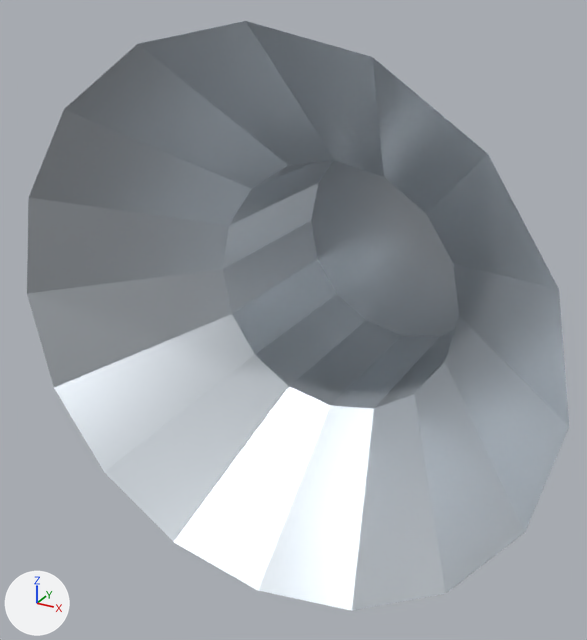
The glTF model public/assets/parts/PART-FLUID-BLOWER-5015-24V/model.gltf, before and after one commit.
The view is the same before and after, from a 50 mm camera at (32.5, -69.6, 29.5) aimed at (-3.7, -3.7, -3.4). Arrows for +X, +Y and +Z are at lower left; the lights stay in place. The picture after the commit comes second.

In view in the first picture: 'PART-FLUID-BLOWER-5015-24V'.
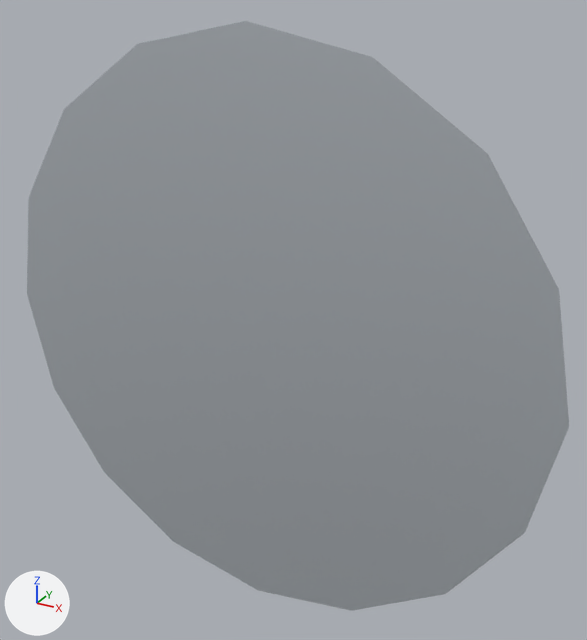
Edits to the scene script, one JSON object a line:
```json
{"block": "me_part_fluid_blower_5015_24v_geometry", "where": "# used by ob_part_fluid_blower_5015_24v; location = (0.0, 0.0, 0.0)"}
{"op": "remove", "block": "me_part_fluid_blower_5015_24v_geometry", "code": "me_part_fluid_blower_5015_24v_geometry.from_pydata(...)  # 49 vertices, 80 faces; spans x -25.8..25.8, y -17.5..17.5, z -25.8..25.8"}
{"op": "add", "block": "me_part_fluid_blower_5015_24v_geometry", "code": "me_part_fluid_blower_5015_24v_geometry.from_pydata(...)  # 50 vertices, 96 faces; spans x -25.8..25.8, y -17.5..17.5, z -25.8..25.8"}
{"block": "me_part_fluid_blower_5015_24v_geometry", "change": "me_part_fluid_blower_5015_24v_geometry part 1"}
{"block": "me_part_fluid_blower_5015_24v_geometry", "change": "1 vertex is added at (0.0, -17.5, 0.0)"}
{"block": "me_part_fluid_blower_5015_24v_geometry", "change": "16 new faces join them"}
{"block": "me_part_fluid_blower_5015_24v_geometry", "change": "me_part_fluid_blower_5015_24v_geometry part 2"}
{"block": "me_part_fluid_blower_5015_24v_geometry", "change": "16 faces are deleted"}
{"block": "me_part_fluid_blower_5015_24v_geometry", "change": "16 new faces join them"}
```

What differs and where, as boxes (x1, y1, x2, y2) in the pictures (587 x 640 px; the box of a moved part takes in the faces that stretch with it):
```json
{"part": 1, "of": "me_part_fluid_blower_5015_24v_geometry", "change": "added", "after": [27, 21, 569, 611]}
{"part": 2, "of": "me_part_fluid_blower_5015_24v_geometry", "change": "moved or reshaped", "before": [311, 161, 459, 336], "on screen": "not visible afterwards"}
```
